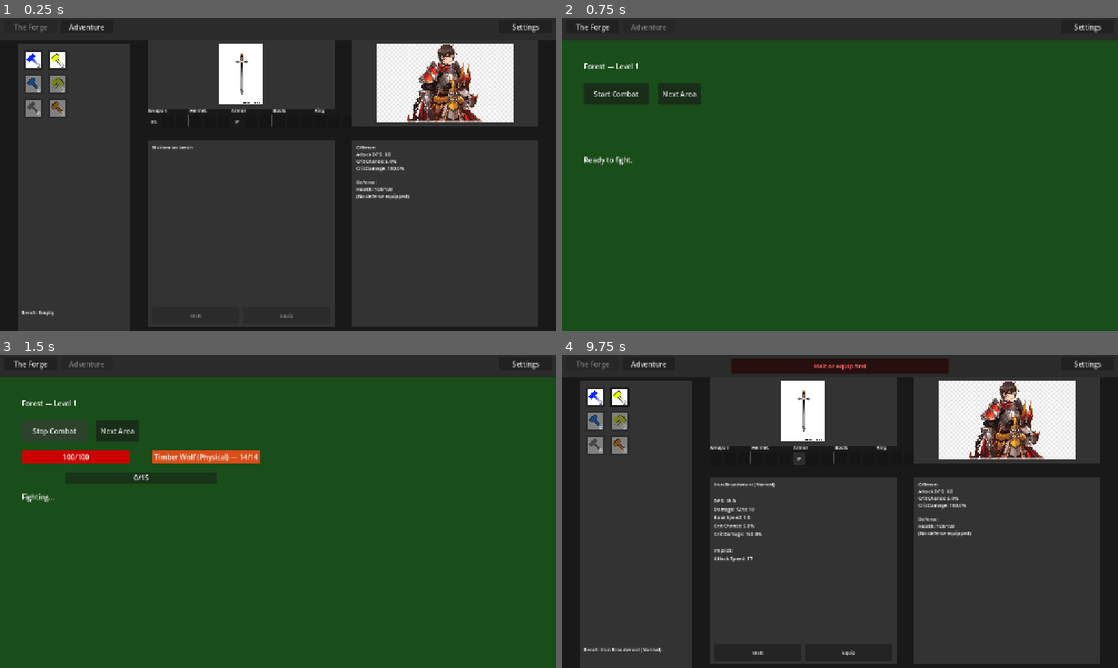
Above: before the commit, frames 1-4 (two rows, left to right).
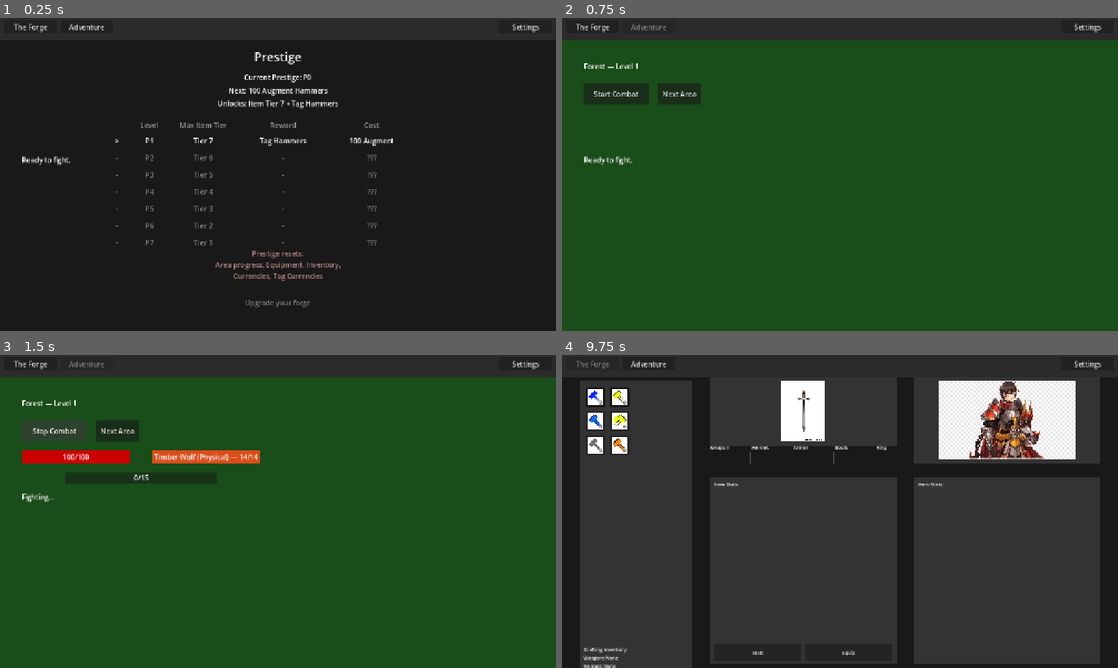
Above: after the commit, the same moments.

Repository: loginn/hammertime
Game: Godot game, scene res://scenes/main.tscn
Same seed, same stepped clock (60 frames per second), same inputs: the game is played once before the commit and once after it.
Inputs (mouse positions are in pixels of both pictures, inside the frame that each line leads up to):
- Up to frame 1 (0.25 s): no input
- Up to frame 2 (0.75 s): click "Adventure" at 0.5 s
- Up to frame 3 (1.5 s): click "Start Combat" at 1.25 s
- Up to frame 4 (9.75 s): click "Next Area" at 2 s; click "Next Area" at 2.75 s; click "The Forge" at 3.5 s; click "Adventure" at 4.25 s; click "Stop Combat" at 5 s; click "Start Combat" at 5.75 s; click "The Forge" at 6.5 s; click "2" (after the commit: "0") at 7.25 s; click "2" (after the commit: "0") at 8 s; click (717, 458) at 8.75 s, where only the run before the commit has a clickable "BS"; click (801, 458) at 9.5 s, where only the run before the commit has a clickable "IP"

The runs differ from the first frame. In frame 1, 72% of the frame differs, in the area x 2-97%, y 1-100%; in frame 2, less than 0.1%; in frame 3, less than 0.1%; in frame 4, 3.6%.
Error after the commit: Parse Error: Identifier "ForgeHammer" not declared in the current scope. (res://scenes/forge_view.gd:39)

Commit message:
refactor(01-01): rename ClawHammer/ForgeHammer/TuningHammer to PoE names
- git mv claw_hammer.gd -> annulment_hammer.gd (ClawHammer -> AnnulmentHammer)
- git mv forge_hammer.gd -> alchemy_hammer.gd (ForgeHammer -> AlchemyHammer)
- git mv tuning_hammer.gd -> divine_hammer.gd (TuningHammer -> DivineHammer)
- Update class_name + currency_name metadata only; bodies byte-identical
- Update Alchemy error message string for consistency
- .uid sibling files renamed in lockstep

Diff:
--- a/models/currencies/forge_hammer.gd
+++ b/models/currencies/alchemy_hammer.gd
@@ -1,8 +1,8 @@
-class_name ForgeHammer extends Currency
+class_name AlchemyHammer extends Currency
 
 
 func _init() -> void:
-	currency_name = "Augment Hammer"
+	currency_name = "Alchemy Hammer"
 
 
 func can_apply(item: Item) -> bool:
@@ -11,7 +11,7 @@
 
 func get_error_message(item: Item) -> String:
 	if item.rarity != Item.Rarity.NORMAL:
-		return "Augment Hammer can only be used on Normal items"
+		return "Alchemy Hammer can only be used on Normal items"
 	return ""
 
 
--- a/models/currencies/claw_hammer.gd
+++ b/models/currencies/annulment_hammer.gd
@@ -1,8 +1,8 @@
-class_name ClawHammer extends Currency
+class_name AnnulmentHammer extends Currency
 
 
 func _init() -> void:
-	currency_name = "Chaos Hammer"
+	currency_name = "Annulment Hammer"
 
 
 ## Returns true if item has at least one explicit mod (prefix or suffix).
--- a/models/currencies/tuning_hammer.gd
+++ b/models/currencies/divine_hammer.gd
@@ -1,8 +1,8 @@
-class_name TuningHammer extends Currency
+class_name DivineHammer extends Currency
 
 
 func _init() -> void:
-	currency_name = "Exalt Hammer"
+	currency_name = "Divine Hammer"
 
 
 ## Returns true if item has at least one explicit mod (prefix or suffix).
Renamed: models/currencies/forge_hammer.gd.uid -> models/currencies/alchemy_hammer.gd.uid
Renamed: models/currencies/claw_hammer.gd.uid -> models/currencies/annulment_hammer.gd.uid
Renamed: models/currencies/tuning_hammer.gd.uid -> models/currencies/divine_hammer.gd.uid
